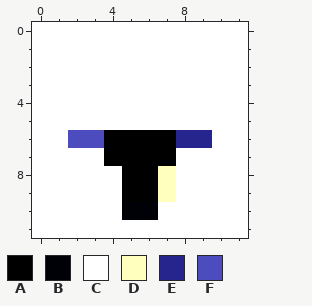
File history of a pixel-art sprite, GMS.Web.Admin/Assets/data-tables/images/sort_desc.png. Above is the file before it was changed.
The file is 12x12 pixels. Colours within 5 levels of each other are drawn and written as one.
Palette (. is transparent): A #000000  B #000007  C #ffffff  D #ffffbe  E #25258d  F #4c4cbe
The same view after the edit:
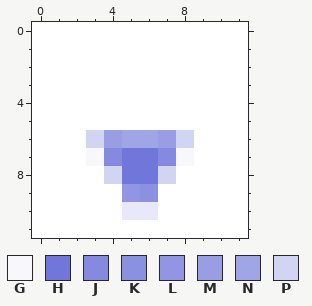
Colours new in this view: G #f7f7fc  H #7076da  J #858ae0  K #8b91e1  L #9195e3  M #989de4  N #a0a5e6  P #d1d4f3
From old to new:
@@ palette @@
-B #000007
+B #e8e8f9
@@ x 0..11 @@
  5 CCCCCCCCCCCC
- 6 CCFFAAAAEECC
- 7 CCCCAAAACCCC
- 8 CCCCCAADCCCC
- 9 CCCCCAADCCCC
+ 6 CCCPMNNMPCCC
+ 7 CCCGJHHJGCCC
+ 8 CCCCPHHPCCCC
+ 9 CCCCCLKCCCCC
 10 CCCCCBBCCCCC
Pixel boxes of the changes (left, top, right, bottom) in both pictures:
changed: (68, 130, 212, 220)
